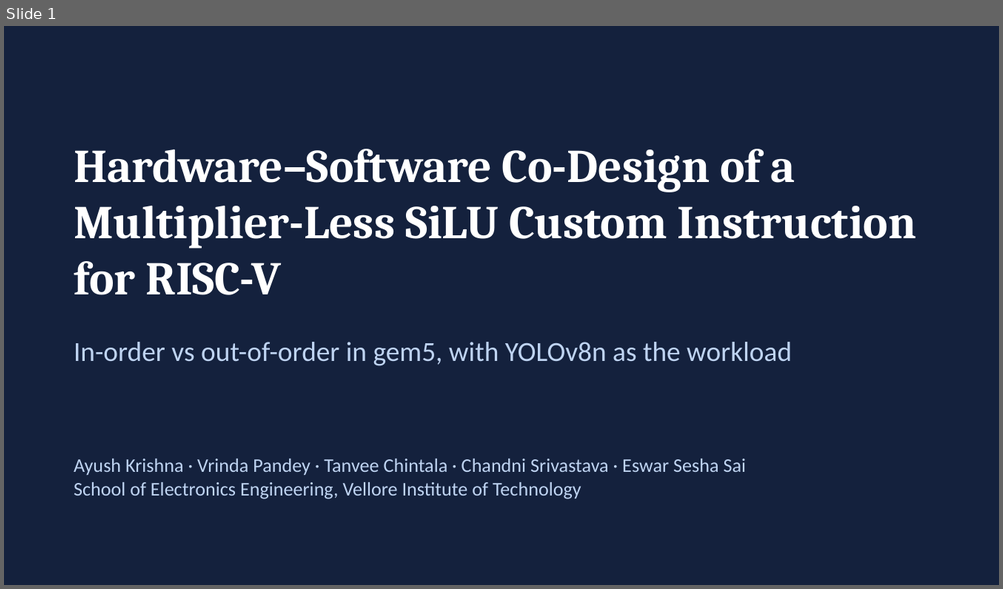
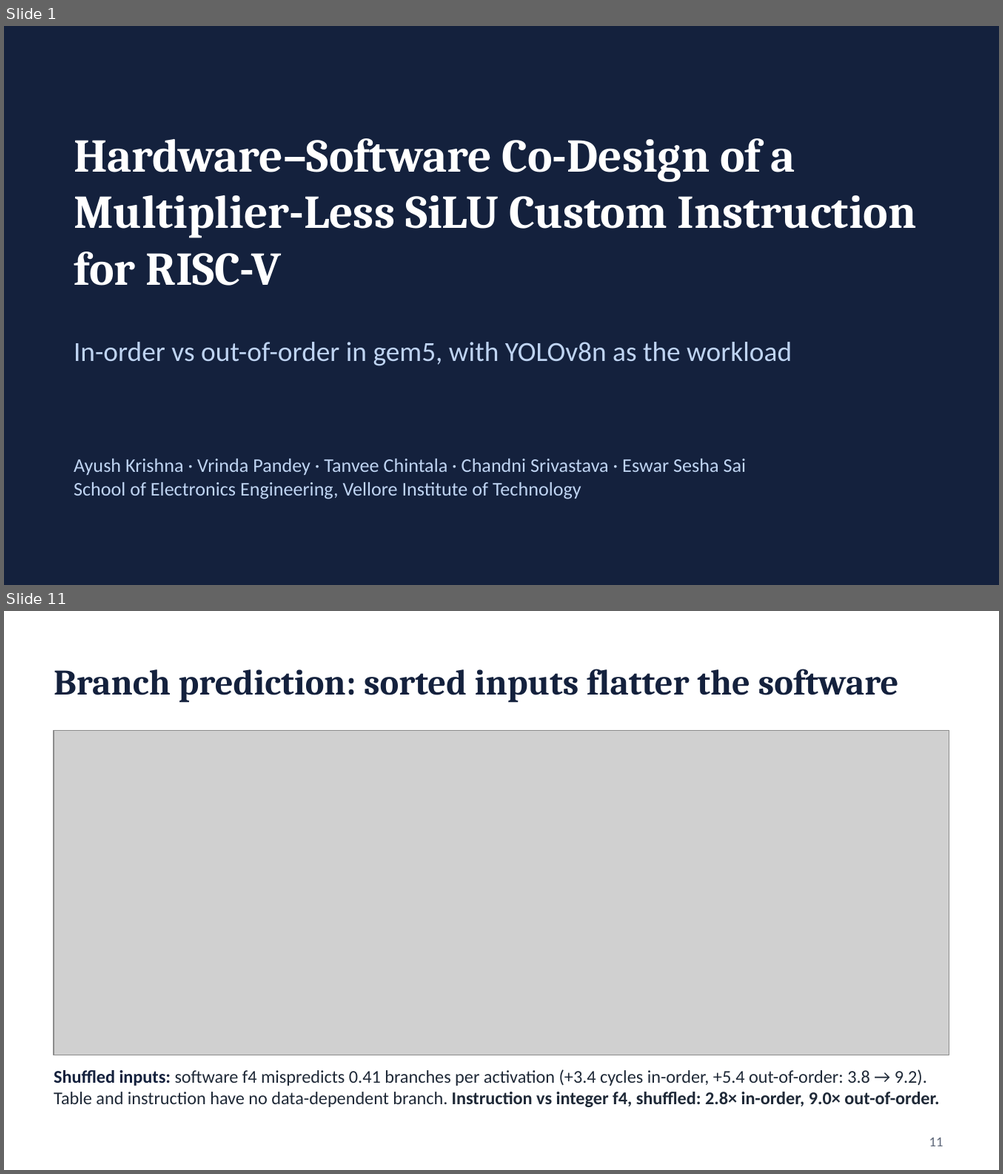
Before and after one commit to normie2099/SiLU-Architecture, a slide deck: results/slides/SiLU_class_presentation.pptx. Shown one above the other, each under a label of ours: slide 1 before the commit, slides 1 and 11 after it; the slides between them are not shown. The pictures are 1003x589 and 1003x1174 pixels, drawn with LibreOffice and Linux fonts; fonts in the diff are those of the drawing; grey boxes stand for pictures. Boxes give left, top, right and bottom in pixels: in the first picture for what was removed or moved away, otherwise in the second. Text is boxed around its words. In the diff, an @@ line names an element or a change of style, - is before the commit and + after.

Commit message:
Slides: full 19-slide deck with all figures and method explanations

```diff
--- a/results/slides/SiLU_class_presentation.pptx
+++ b/results/slides/SiLU_class_presentation.pptx
@@ slide 11 added at [4,611,999,1170], background #FFFFFF @@
@@ title added at [54,669,899,703], 26 pt, text #14213D, bold @@
+Branch prediction: sorted inputs flatter the software
@@ picture added at [54,730,949,1056] @@
@@ text added at [54,1070,939,1108], 13 pt, text #1F2937 @@
+Shuffled inputs: software f4 mispredicts 0.41 branches per activation (+3.4 cycles in-order, +5.4 out-of-order: 3.8 → 9.2). Table and instruction have no data-dependent branch. Instruction vs integer f4, shuffled: 2.8× in-order, 9.0× out-of-order.
@@ page number added at [929,1138,943,1147], 10 pt, text #5B6577 @@
+11
@@ slide 1 changed as well @@
@@ text "Hardware–Software Co-Design of a Multiplier-Less ...": place and size @@
-text "Hardware–Software Co-Design of a Multiplier-Less ..." at [74,149,916,295]
+text "Hardware–Software Co-Design of a Multiplier-Less ..." at [74,138,916,286]
```
Also in this commit, not shown: 5 other slides changed, 12 other slides added, 7 slides removed, 1 other file.
